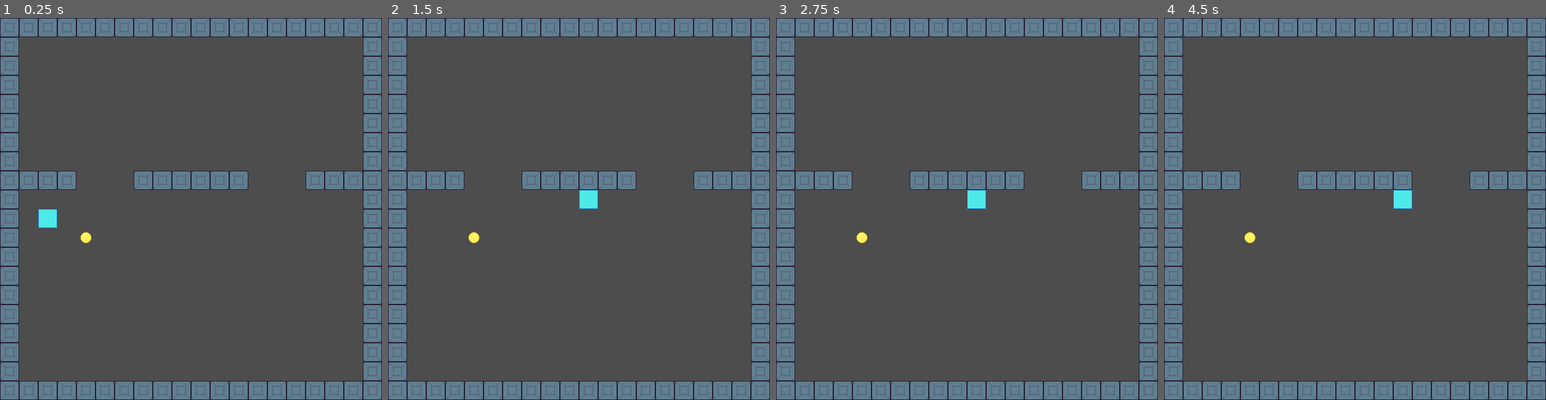
Above: before the commit, frames 1-4 (left to right).
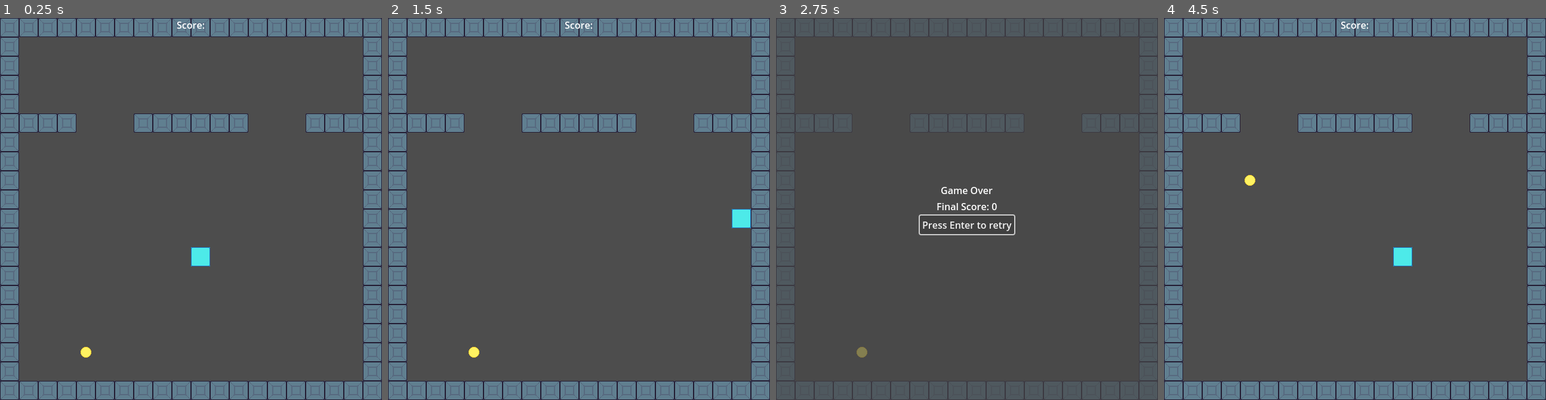
Above: after the commit, the same moments.

Repository: nateycakes/deliverySnake
Game: Godot game, scene res://src/level/main_level.tscn
Same seed, same stepped clock (60 frames per second), same inputs: the game is played once before the commit and once after it.
Inputs (mouse positions are in pixels of both pictures, inside the frame that each line leads up to):
- Up to frame 1 (0.25 s): no input
- Up to frame 2 (1.5 s): tap Enter (confirm, bound only after the commit) at 0.5, 1.35 s; hold D (right) 0.53-1.28 s; hold Enter (confirm, bound only after the commit) 0.53-1.28 s; hold S (down) from 1.28 s (still down)
- Up to frame 3 (2.75 s): release S (down) at 2 s; click (967, 224) at 2 s, where only the run after the commit has a clickable "Press Enter to retry"
- Up to frame 4 (4.5 s): click (1355, 224) at 2.75 s, where only the run after the commit has a clickable "Press Enter to retry"; click (1355, 224) at 3.5 s, where only the run after the commit has a clickable "Press Enter to retry"; tap Enter (confirm, bound only after the commit) at 4.25 s; hold D (right) from 4.28 s (still down); hold Enter (confirm, bound only after the commit) from 4.28 s (still down)

The runs differ from the first frame. In frame 1, 6.6% of the frame differs, in the area x 5-95%, y 0-89%; in frame 2, 6.6%; in frame 3, 23%, in the area x 0-100%, y 0-100%; in frame 4, 6.6%.

Commit message:
Base Game Loop Complete!
Implemented Game UI to track player score and handle Game
Over/Restarting game

Currently need to fix the issue of player accumulating score every
second while in delivery zone with no tail

But it's working!!!! it's working!!!!!!

Diff:
--- a/project.godot
+++ b/project.godot
@@ -30,24 +30,34 @@
 "deadzone": 0.5,
 "events": [Object(InputEventKey,"resource_local_to_scene":false,"resource_name":"","device":-1,"window_id":0,"alt_press …(182 unchanged characters)…
 , Object(InputEventKey,"resource_local_to_scene":false,"resource_name":"","device":-1,"window_id":0,"alt_pressed":false,"shift_pressed":false,"ctrl_pressed":false,"meta_pressed":false,"pressed":false,"keycode":0,"physical_keycode":65,"key_label":0,"unicode":97,"echo":false,"script":null)
+, Object(InputEventJoypadMotion,"resource_local_to_scene":false,"resource_name":"","device":-1,"axis":0,"axis_value":-1.0,"script":null)
 ]
 }
 right={
 "deadzone": 0.5,
 "events": [Object(InputEventKey,"resource_local_to_scene":false,"resource_name":"","device":-1,"window_id":0,"alt_pressed":false,"shift_pressed":false,"ctrl_pressed":false,"meta_pressed":false,"pressed":false,"keycode":0,"physical_keycode":68,"key_label":0,"unicode":100,"echo":false,"script":null)
 , Object(InputEventKey,"resource_local_to_scene":false,"resource_name":"","device":-1,"window_id":0,"alt_pressed":false,"shift_pressed":false,"ctrl_pressed":false,"meta_pressed":false,"pressed":false,"keycode":0,"physical_keycode":4194321,"key_label":0,"unicode":0,"echo":false,"script":null)
+, Object(InputEventJoypadMotion,"resource_local_to_scene":false,"resource_name":"","device":-1,"axis":0,"axis_value":1.0,"script":null)
 ]
 }
 up={
 "deadzone": 0.5,
 "events": [Object(InputEventKey,"resource_local_to_scene":false,"resource_name":"","device":-1,"window_id":0,"alt_pressed":false,"shift_pressed":false,"ctrl_pressed":false,"meta_pressed":false,"pressed":false,"keycode":0,"physical_keycode":83,"key_label":0,"unicode":115,"echo":false,"script":null)
 , Object(InputEventKey,"resource_local_to_scene":false,"resource_name":"","device":-1,"window_id":0,"alt_pressed":false,"shift_pressed":false,"ctrl_pressed":false,"meta_pressed":false,"pressed":false,"keycode":0,"physical_keycode":4194320,"key_label":0,"unicode":0,"echo":false,"script":null)
+, Object(InputEventJoypadMotion,"resource_local_to_scene":false,"resource_name":"","device":-1,"axis":1,"axis_value":-1.0,"script":null)
 ]
 }
 down={
 "deadzone": 0.5,
 "events": [Object(InputEventKey,"resource_local_to_scene":false,"resource_name":"","device":-1,"window_id":0,"alt_pressed":false,"shift_pressed":false,"ctrl_pressed":false,"meta_pressed":false,"pressed":false,"keycode":0,"physical_keycode":83,"key_label":0,"unicode":115,"echo":false,"script":null)
 , Object(InputEventKey,"resource_local_to_scene":false,"resource_name":"","device":-1,"window_id":0,"alt_pressed":false,"shift_pressed":false,"ctrl_pressed":false,"meta_pressed":false,"pressed":false,"keycode":0,"physical_keycode":4194322,"key_label":0,"unicode":0,"echo":false,"script":null)
+, Object(InputEventJoypadMotion,"resource_local_to_scene":false,"resource_name":"","device":-1,"axis":1,"axis_value":1.0,"script":null)
+]
+}
+confirm={
+"deadzone": 0.5,
+"events": [Object(InputEventKey,"resource_local_to_scene":false,"resource_name":"","device":-1,"window_id":0,"alt_pressed":false,"shift_pressed":false,"ctrl_pressed":false,"meta_pressed":false,"pressed":false,"keycode":0,"physical_keycode":4194309,"key_label":0,"unicode":0,"echo":false,"script":null)
+, Object(InputEventJoypadButton,"resource_local_to_scene":false,"resource_name":"","device":-1,"button_index":0,"pressure":0.0,"pressed":false,"script":null)
 ]
 }
 
@@ -57,6 +67,7 @@
 2d_physics/layer_2="pickup"
 2d_physics/layer_3="player"
 2d_physics/layer_4="deliveryZone"
+2d_physics/layer_5="playerBody"
 
 [rendering]
 
--- a/src/game_manager.gd
+++ b/src/game_manager.gd
@@ -1,5 +1,8 @@
 extends Node
 
+
+signal delivery_success
+signal game_over
 
 @onready var tile_size : int = 32
 
--- /dev/null
+++ b/src/interface/ui_layer.gd
@@ -0,0 +1,64 @@
+extends CanvasLayer
+class_name UILayer
+
+@onready var score_label_container = $ScoreLabelContainer
+@onready var score_label = $ScoreLabelContainer/VBoxContainer/ScoreLabel
+
+@onready var game_over_container = $GameOverContainer
+@onready var final_score_label = $GameOverContainer/VBoxContainer/FinalScoreLabel
+@onready var retry_button = $GameOverContainer/VBoxContainer/RetryButton
+@onready var game_over_text = $GameOverContainer/VBoxContainer/GameOverText
+@onready var game_over_background = $GameOverBackground
+
+@onready var game_over_focus : bool = false
+
+
+
+
+# Called when the node enters the scene tree for the first time.
+func _ready():
+	GameManager.delivery_success.connect(_on_score_update) #we want to call the function, not run it!
+	GameManager.game_over.connect(_on_game_over)
+	game_over_background.visible = false
+	game_over_container.visible = false
+
+
+# Called every frame. 'delta' is the elapsed time since the previous frame.
+func _process(delta):
+	pass
+
+
+func _input(event):
+	#game_over_focus will only be true when there's a game over
+	if game_over_focus and event.is_action_pressed("confirm"):
+		get_tree().reload_current_scene()
+
+
+
+
+func _on_score_update() -> void :
+	score_label.text = "Score: " + str(GameManager.player_score)
+
+func toggle_score_visibility() -> void :
+	score_label_container.visible = !score_label_container.visible
+
+func _on_game_over() -> void :
+	score_label_container.visible = false
+	final_score_label.text = "Final Score: " + str(GameManager.player_score)
+	game_over_container.visible = true
+	game_over_background.visible = true
+	retry_button.grab_focus()
+
+
+
+
+
+
+
+
+func _on_retry_button_focus_entered():
+	game_over_focus = true
+
+
+func _on_retry_button_focus_exited():
+	game_over_focus = false
--- /dev/null
+++ b/src/interface/ui_layer.tscn
@@ -0,0 +1,60 @@
+[gd_scene load_steps=2 format=3 uid="uid://by0vk53bxwt4w"]
+
+[ext_resource type="Script" path="res://src/interface/ui_layer.gd" id="1_ljlsk"]
+
+[node name="UILayer" type="CanvasLayer"]
+script = ExtResource("1_ljlsk")
+
+[node name="ScoreLabelContainer" type="HBoxContainer" parent="."]
+visible = false
+anchors_preset = 15
+anchor_right = 1.0
+anchor_bottom = 1.0
+grow_horizontal = 2
+grow_vertical = 2
+alignment = 1
+
+[node name="VBoxContainer" type="VBoxContainer" parent="ScoreLabelContainer"]
+layout_mode = 2
+
+[node name="ScoreLabel" type="Label" parent="ScoreLabelContainer/VBoxContainer"]
+layout_mode = 2
+text = "Score:"
+horizontal_alignment = 1
+vertical_alignment = 1
+
+[node name="GameOverBackground" type="ColorRect" parent="."]
+visible = false
+anchors_preset = 15
+anchor_right = 1.0
+anchor_bottom = 1.0
+grow_horizontal = 2
+grow_vertical = 2
+color = Color(0.278431, 0.278431, 0.278431, 0.670588)
+
+[node name="GameOverContainer" type="CenterContainer" parent="."]
+anchors_preset = 15
+anchor_right = 1.0
+anchor_bottom = 1.0
+grow_horizontal = 2
+grow_vertical = 2
+
+[node name="VBoxContainer" type="VBoxContainer" parent="GameOverContainer"]
+layout_mode = 2
+
+[node name="GameOverText" type="Label" parent="GameOverContainer/VBoxContainer"]
+layout_mode = 2
+text = "Game Over"
+horizontal_alignment = 1
+
+[node name="FinalScoreLabel" type="Label" parent="GameOverContainer/VBoxContainer"]
+layout_mode = 2
+text = "Final Score:"
+horizontal_alignment = 1
+
+[node name="RetryButton" type="Button" parent="GameOverContainer/VBoxContainer"]
+layout_mode = 2
+text = "Press Enter to retry"
+
+[connection signal="focus_entered" from="GameOverContainer/VBoxContainer/RetryButton" to="." method="_on_retry_button_focus_entered"]
+[connection signal="focus_exited" from="GameOverContainer/VBoxContainer/RetryButton" to="." method="_on_retry_button_focus_exited"]
--- a/src/level/level_template.gd
+++ b/src/level/level_template.gd
@@ -1,5 +1,8 @@
 extends Node2D
 class_name Level
+
+
+
 
 @onready var player_spawn_location = $PlayerSpawnLocation
 
@@ -13,6 +16,12 @@
 @onready var level_marker_tr = $LevelMarker_TR
 @onready var level_marker_bl = $LevelMarker_BL
 @onready var level_marker_br = $LevelMarker_BR
+@onready var ui_layer = $UILayer
+
+
+
+
+
 
 @export var debug : bool = false
 
@@ -20,6 +29,8 @@
 func _ready():
 	place_player(player_spawn_location.global_position)
 	place_new_pickup()
+	ui_layer.score_label_container.visible = true
+	ui_layer.game_over_container.visible = false
 
 
 # Called every frame. 'delta' is the elapsed time since the previous frame.
@@ -31,7 +42,17 @@
 	player_reference = new_player
 	new_player.global_position = input_position
 	call_deferred("add_child", new_player)
+	if get_tree().paused: #the game will be paused if the player just died
+		get_tree().paused = false
 
+func reset_score():
+	#game_ui.score_label.text = "Score: 0"
+	pass
+
+
+func reset_game():
+	place_player(player_spawn_location.global_position)
+	reset_score()
 
 func place_new_pickup() -> void:
 
--- a/src/level/level_template.tscn
+++ b/src/level/level_template.tscn
@@ -1,10 +1,12 @@
-[gd_scene load_steps=4 format=3 uid="uid://8yfo1exw7cc0"]
+[gd_scene load_steps=5 format=3 uid="uid://8yfo1exw7cc0"]
 
 [ext_resource type="Script" path="res://src/level/level_template.gd" id="1_5ekxv"]
 [ext_resource type="PackedScene" uid="uid://e5w8e0bs8y0j" path="res://src/level/level_tiles.tscn" id="1_sjqa6"]
 [ext_resource type="PackedScene" uid="uid://bieuu7ive1ax0" path="res://src/level/delivery_zone.tscn" id="3_6qo40"]
+[ext_resource type="PackedScene" uid="uid://by0vk53bxwt4w" path="res://src/interface/ui_layer.tscn" id="4_e55rr"]
 
 [node name="LevelTemplate" type="Node2D"]
+process_mode = 3
 script = ExtResource("1_5ekxv")
 
 [node name="LevelTiles" parent="." instance=ExtResource("1_sjqa6")]
@@ -20,3 +22,6 @@
 [node name="LevelMarker_BL" type="Marker2D" parent="."]
 
 [node name="LevelMarker_BR" type="Marker2D" parent="."]
+
+[node name="UILayer" parent="." instance=ExtResource("4_e55rr")]
+follow_viewport_enabled = true
--- a/src/level/main_level.tscn
+++ b/src/level/main_level.tscn
@@ -3,26 +3,26 @@
 [ext_resource type="PackedScene" uid="uid://8yfo1exw7cc0" path="res://src/level/level_template.tscn" id="1_5enos"]
 
 [sub_resource type="RectangleShape2D" id="RectangleShape2D_fo8yy"]
-size = Vector2(577, 223)
+size = Vector2(577, 127)
 
 [node name="LevelTemplate" instance=ExtResource("1_5enos")]
 
 [node name="LevelTiles" parent="." index="0"]
-layer_0/tile_data = PackedInt32Array(0, 0, 0, 1, 0, 0, 2, 0, …(935 unchanged characters)… 96627, 0, 0, 131091, 0, 0, 65555, 0, 0, 524289, 0, 0, 524290, 0, 0, 524295, 0, 0, 524296, 0, 0, 524297, 0, 0, 524298, 0, 0, 524299, 0, 0, 524300, 0, 0, 524306, 0, 0, 524305, 0, 0, 524291, 0, 0, 524304, 0, 0)
+layer_0/tile_data = PackedInt32Array(0, 0, 0, 1, 0, 0, 2, 0, …(935 unchanged characters)… 96627, 0, 0, 131091, 0, 0, 65555, 0, 0, 327681, 0, 0, 327682, 0, 0, 327683, 0, 0, 327687, 0, 0, 327688, 0, 0, 327689, 0, 0, 327690, 0, 0, 327691, 0, 0, 327692, 0, 0, 327696, 0, 0, 327697, 0, 0, 327698, 0, 0)
 
 [node name="PlayerSpawnLocation" parent="." index="1"]
-position = Vector2(64, 320)
+position = Vector2(320, 384)
 
 [node name="CollisionShape2D" type="CollisionShape2D" parent="DeliveryZone" index="0"]
-position = Vector2(320.5, 144.5)
+position = Vector2(320.5, 96.5)
 shape = SubResource("RectangleShape2D_fo8yy")
 debug_color = Color(0.227451, 0.639216, 0, 0.419608)
 
 [node name="LevelMarker_TL" parent="." index="3"]
-position = Vector2(64, 320)
+position = Vector2(64, 224)
 
 [node name="LevelMarker_TR" parent="." index="4"]
-position = Vector2(576, 320)
+position = Vector2(576, 224)
 
 [node name="LevelMarker_BL" parent="." index="5"]
 position = Vector2(64, 576)
--- a/src/player/player_head.gd
+++ b/src/player/player_head.gd
@@ -3,6 +3,7 @@
 
 signal hit_wall
 signal position_updated
+signal player_destroyed
 
 @onready var wall_detector = $WallDetector
 @onready var walk_speed_timer = $WalkSpeedTimer
@@ -76,6 +77,7 @@
 	else:
 		hit_wall.emit()
 		print("oopsie we hit a wall")
+		player_hits_wall()
 		walk_speed_timer.stop() #stop the player from moving since they ded
 
 func update_tail_positions():
@@ -130,6 +132,10 @@
 	if area is DeliveryZone:
 		on_enter_delivery_zone()
 
+	if area is PlayerBody:
+		print("oops we hit our tail")
+		player_hits_self()
+
 
 func _on_area_exited(area):
 	on_exit_delivery_zone()
@@ -159,6 +165,7 @@
 	var exponent : float = float(count)
 	var delivery_points = pow(GameManager.delivery_base_score, exponent)
 	GameManager.player_score += int(delivery_points)
+	GameManager.delivery_success.emit()
 	sever_tail()
 
 func on_enter_delivery_zone():
@@ -179,3 +186,14 @@
 		body_segment_positions.pop_back()
 	body_segments.clear()
 	body_segment_positions.clear()
+
+func player_hits_self():
+	get_tree().paused = true
+	player_destroyed.emit()
+	GameManager.game_over.emit() #this is what the UI will listen for
+	walk_speed_timer.stop()
+	sever_tail()
+	queue_free()
+
+func player_hits_wall():
+	player_hits_self() #making this separarte for future ideas
--- a/src/player/player_head.tscn
+++ b/src/player/player_head.tscn
@@ -8,7 +8,7 @@
 
 [node name="PlayerHead" type="Area2D"]
 collision_layer = 4
-collision_mask = 11
+collision_mask = 27
 script = ExtResource("1_8rwdh")
 walk_speed_value = 0.1
 
--- a/src/player/signal method/body_segment.gd
+++ b/src/player/signal method/body_segment.gd
@@ -6,7 +6,7 @@
 @onready var previous_segment : BodySegment = null
 @onready var next_segment : BodySegment = null
 
-@onready var body_segment_scene : PackedScene = preload("res://src/player/body_segment.tscn")
+@onready var body_segment_scene : PackedScene = preload("res://src/player/signal method/body_segment.tscn")
 
 # Called when the node enters the scene tree for the first time.
 func _ready():
Binary file added: assets/heart.png
Not shown, added: assets/heart.png.import
